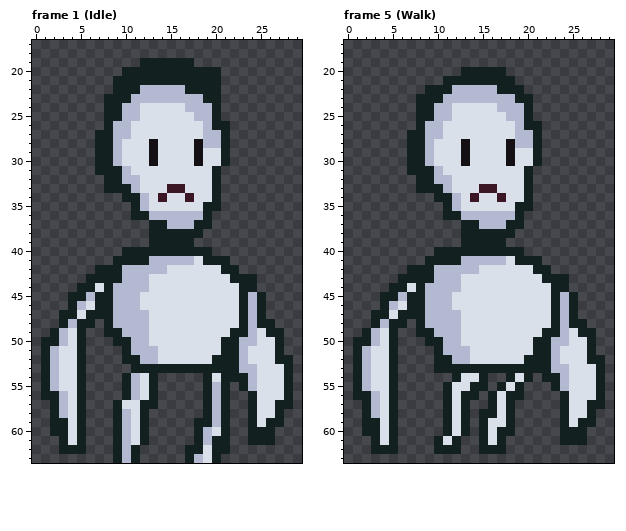
Pixel-art file -- assets/sprites/unkown_monster.aseprite. That is the earlier state.
32x64 pixels, 10 frames. Shown: frame 1 (Idle): x 0..29, y 17..63; frame 5 (Walk): x 0..29, y 17..63. The commit also changed other frames, which this record leaves out.
The same view after the edit:
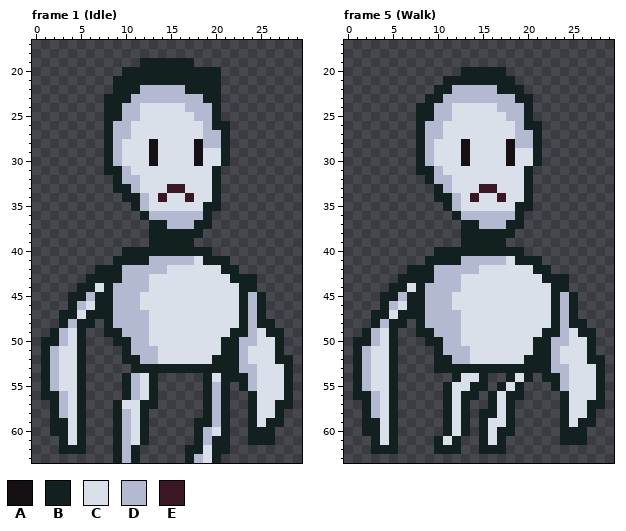
Palette (. is transparent): A #141013  B #122020  C #dae0ea  D #b3b9d1  E #3b1725
From the commit log: evo levels & enemies
From old to new:
Frame 1 (Idle), layer "head":
The author cleared colour B in rows 27 to 31 at x 7; in rows 32 to 33 at x 8; in row 36 at x 11.
Frame 5 (Walk), layer "head":
The author cleared colour B in row 22 at x 9; in row 23 at x 8; in rows 27 to 31 at x 7; in row 32 at x 8; in row 33 at x 8 to 9; in row 36 at x 11.
